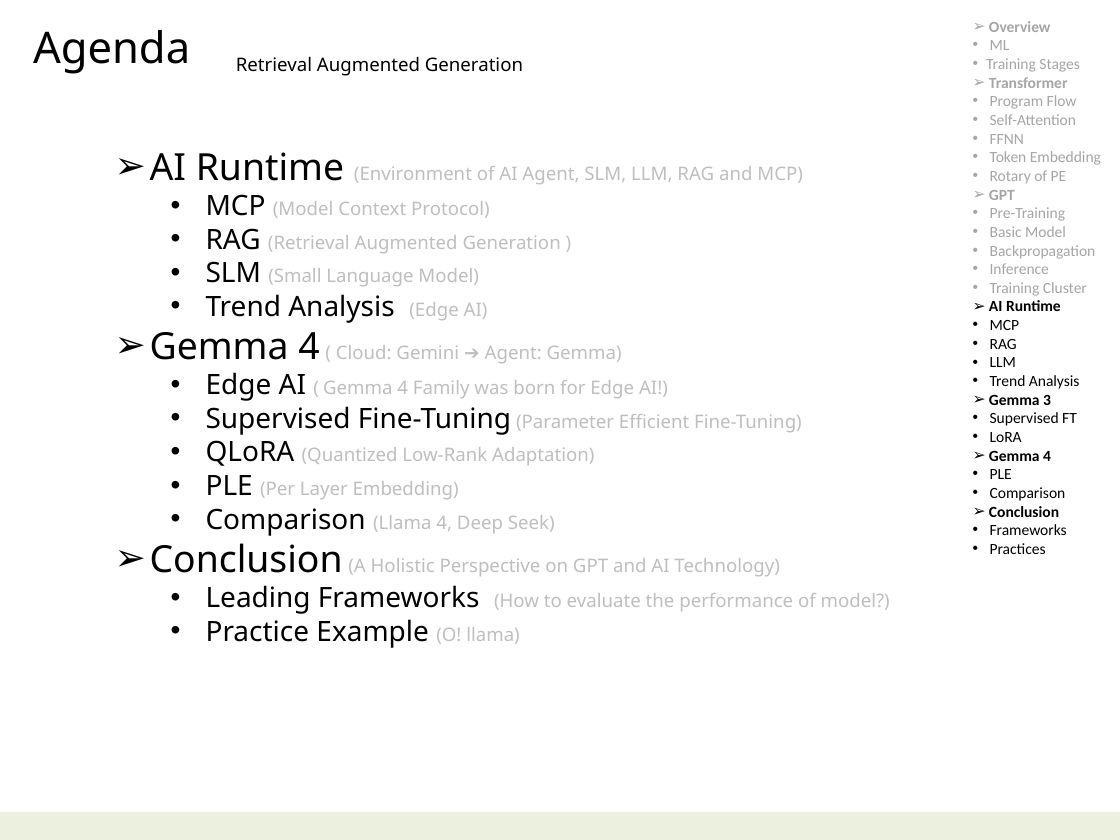
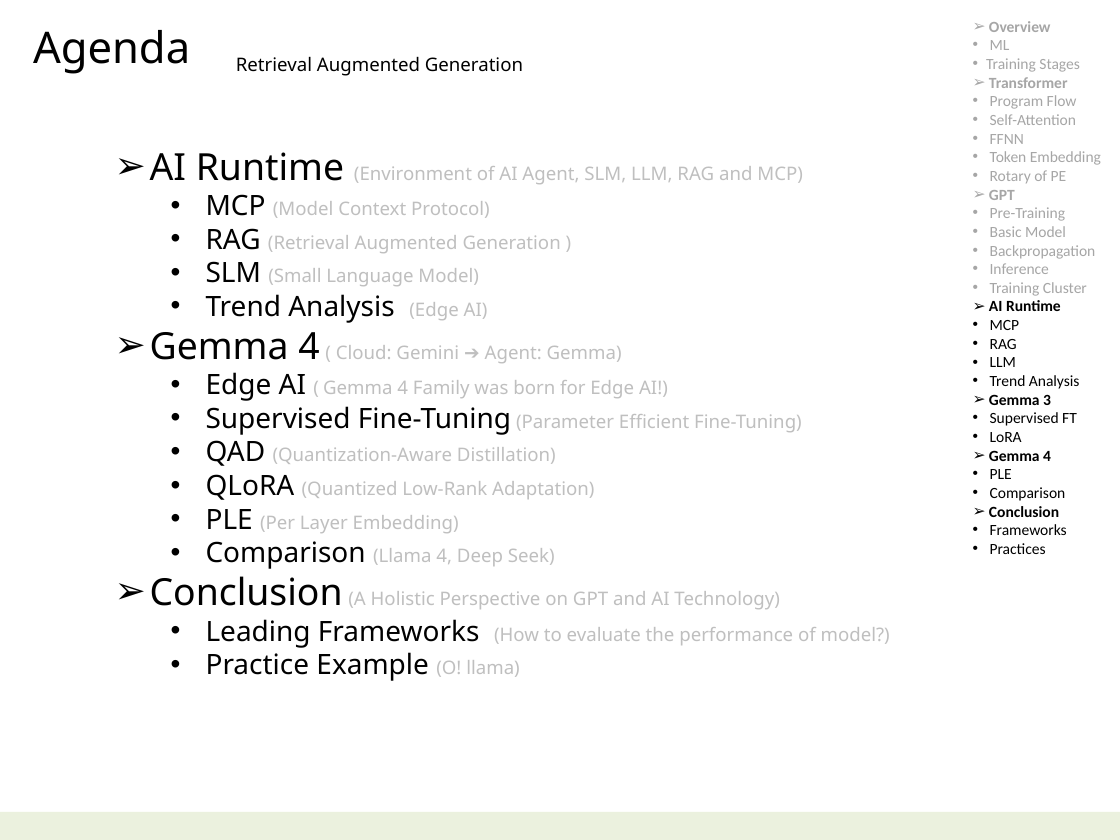
Before and after one commit to navibator/crazy-ai, a slide deck: slide 2 of ai-gemma.pptx. Drawn at 1120x840 pixels with LibreOffice and Linux fonts; fonts in the diff are those of the drawing. Boxes give left, top, right and bottom in pixels: in the first picture for what was removed or moved away, otherwise in the second. Text is boxed around its words. In the diff, an @@ line names an element or a change of style, - is before the commit and + after.

```diff
--- a/ai-gemma.pptx
+++ b/ai-gemma.pptx
@@ text at bbox=[206, 440, 556, 466]: paragraph added @@
+  • QAD (Quantization-Aware Distillation)
```
Also in this commit, not shown: 2 other slides changed, 3 slides added, 1 other file.
